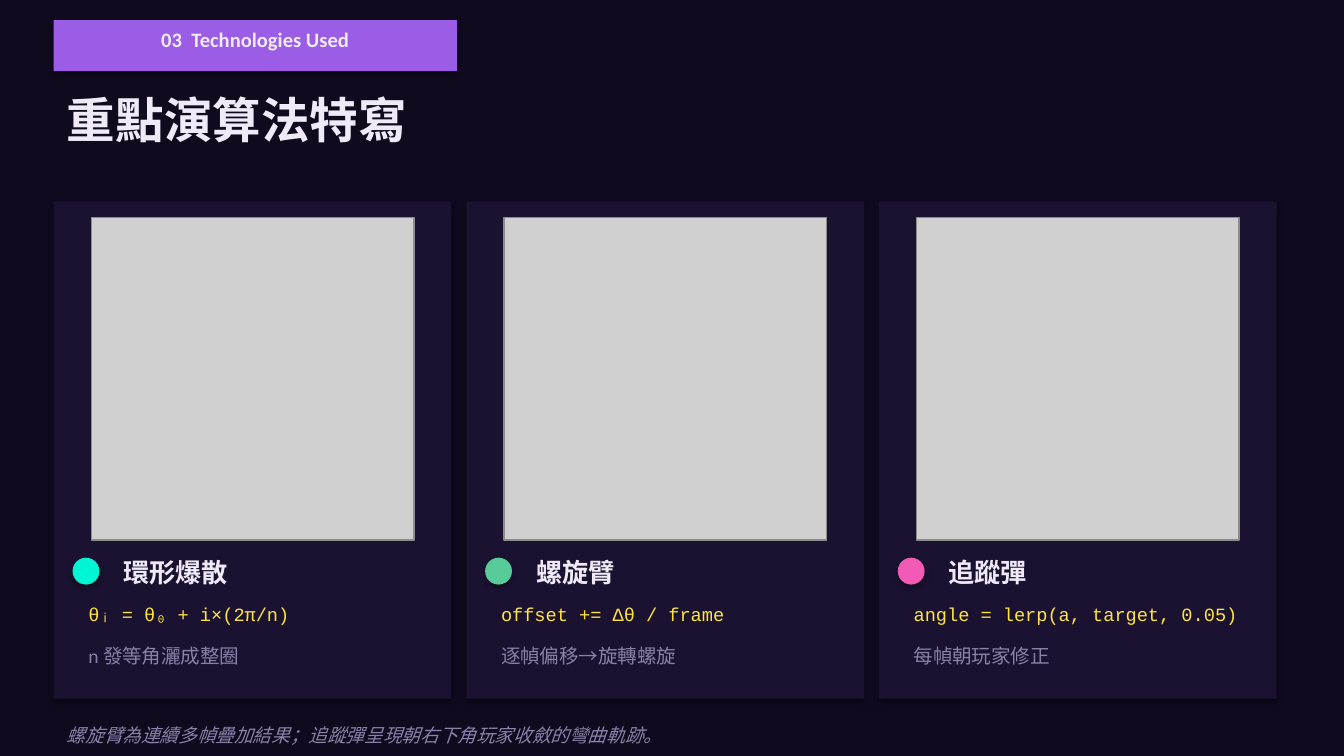
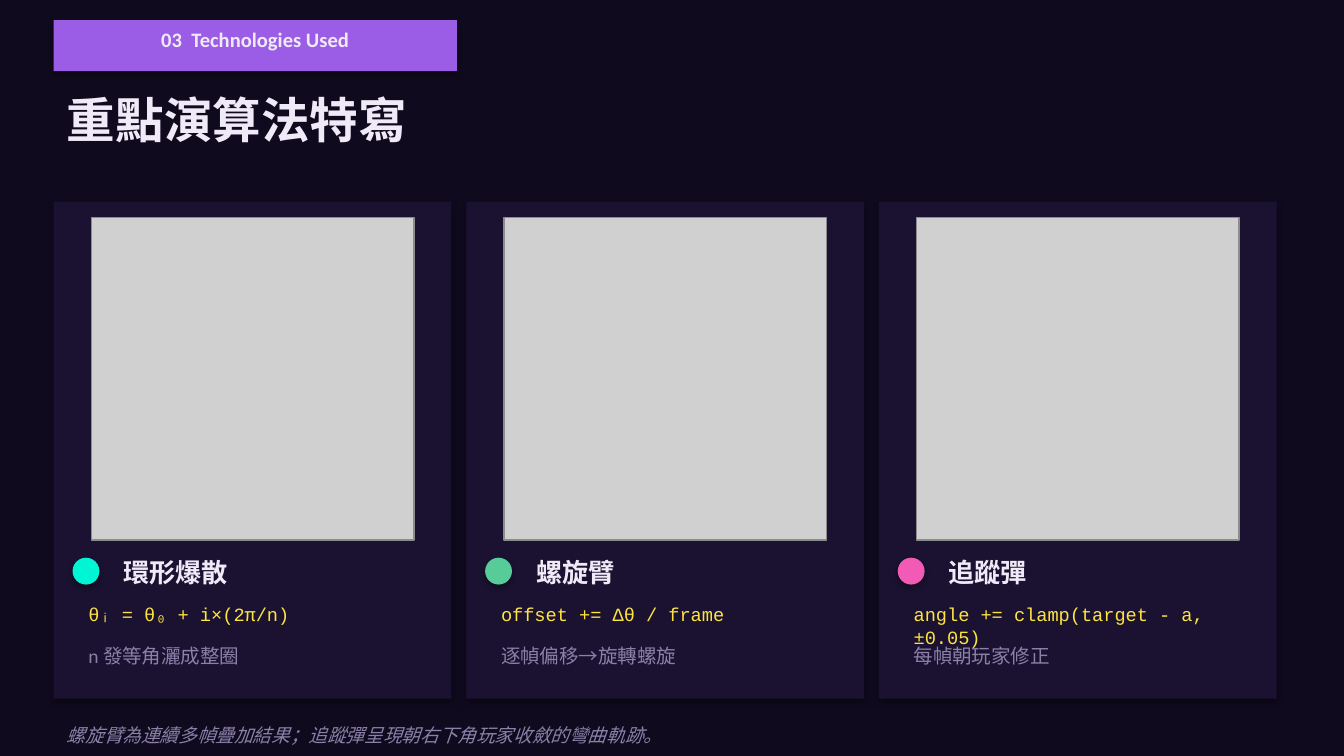
Before and after one commit to Shirodot/BulletStorm, a slide deck: slide 6 of ppt/02_演算法設計_含遊戲例圖.pptx. Drawn at 1344x756 pixels with LibreOffice and Linux fonts; fonts in the diff are those of the drawing; grey boxes stand for pictures. Boxes give left, top, right and bottom in pixels: in the first picture for what was removed or moved away, otherwise in the second. Text is boxed around its words. In the diff, an @@ line names an element or a change of style, - is before the commit and + after.

```diff
--- a/ppt/02_演算法設計_含遊戲例圖.pptx
+++ b/ppt/02_演算法設計_含遊戲例圖.pptx
@@ text at bbox=[914, 608, 1203, 650]: text changed @@
-angle = lerp(a, target, 0.05)
+angle += clamp(target - a, ±0.05)
```
Also in this commit, not shown: 6 other slides changed, 5 other files.
